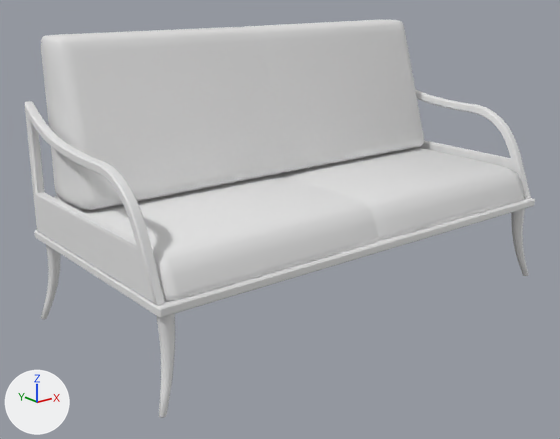
The FBX model Assets/Art/Meshes/Furniture/SM_Sofa_Double.fbx: old version first, new version second.
Before and after are seen from a camera (50 mm lens) standing at (-2.1, -2.41, 1.37) and looking at (-0.11, 0.07, 0.38). Arrows for +X, +Y and +Z are at lower left; the lights stay in place.

In view in the first picture: 'Sofa'.
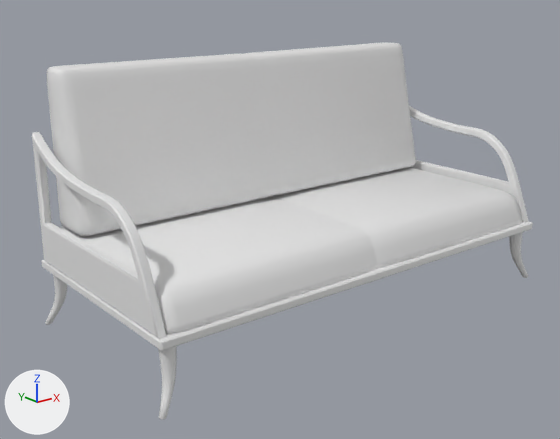
What differs and where, as boxes (x1, y1, x2, y2) in the pictures (560 x 439 px; the box of a moved part takes in the faces that stretch with it):
'Sofa', reshaped: before (25, 20, 535, 418); after (32, 43, 533, 420)
part 1 of me_cube_005, moved or reshaped: before (34, 198, 535, 318); after (41, 221, 533, 351)
part 2 of me_cube_005, moved or reshaped: before (41, 20, 424, 210); after (47, 43, 416, 236)
part 3 of me_cube_005, moved or reshaped: before (25, 101, 165, 305); after (32, 132, 166, 338)
part 4 of me_cube_005, moved or reshaped: before (511, 209, 529, 276); after (509, 232, 528, 278)
part 5 of me_cube_005, moved or reshaped: before (156, 314, 175, 418); after (158, 346, 177, 420)
part 6 of me_cube_005, moved or reshaped: before (41, 245, 60, 319); after (45, 275, 67, 325)
part 7 of me_cube_005, moved or reshaped: before (415, 89, 531, 199); after (409, 105, 528, 222)
part 8 of me_cube_005, moved or reshaped: before (54, 180, 262, 221); after (60, 203, 251, 246)
part 9 of me_cube_005, moved or reshaped: before (310, 147, 432, 173); after (303, 167, 420, 194)
part 10 of me_cube_005, moved or reshaped: before (104, 151, 503, 249); after (96, 170, 502, 282)
part 11 of me_cube_005, moved or reshaped: before (151, 167, 525, 302); after (152, 191, 522, 334)
part 12 of me_cube_005, moved or reshaped: before (272, 172, 344, 194); after (266, 195, 345, 221)
part 13 of me_cube_005, moved or reshaped: before (100, 168, 324, 240); after (92, 190, 313, 272)

The change in detail:
me_cube_005 is used by ob_sofa; location (0.0, 0.057, 0.0).
me_cube_005 had 1028 vertices, 1010 faces and spanned x -1.01..1.01, y -0.5..0.51, z 0.0..1.16.
me_cube_005 now has 1028 vertices, 1010 faces and spans x -1.01..1.01, y -0.5..0.46, z 0.0..1.05.
me_cube_005 part 1: the loose piece of 24 vertices spanning x -1.0..1.0, y -0.5..0.51, z 0.35..0.39 is scaled about its middle by (1, 0.954, 1), then moved by (0.0, -0.02, -0.11).
me_cube_005 part 2: the loose piece of 218 vertices spanning x -0.94..0.95, y 0.11..0.47, z 0.54..1.16 is scaled about its middle by (1, 0.75, 1), then moved by (0.0, 0.01, -0.11).
me_cube_005 part 3: the loose piece of 148 vertices spanning x -1.0..-0.96, y -0.47..0.48, z 0.39..0.91 is scaled about its middle by (1, 0.942, 1), then moved by (0.0, -0.03, -0.11).
me_cube_005 part 4: the loose piece of 60 vertices spanning x 0.91..1.01, y -0.5..-0.41, z 0.0..0.36 is scaled about its middle by (1, 1, 0.687), then moved by (0.0, 0.0, -0.07).
me_cube_005 part 5: the loose piece of 60 vertices spanning x -1.01..-0.91, y -0.5..-0.41, z 0.0..0.36 is scaled about its middle by (1, 1, 0.687), then moved by (0.0, 0.0, -0.07).
me_cube_005 part 6: the loose piece of 60 vertices spanning x -1.01..-0.91, y 0.41..0.5, z 0.0..0.36 is scaled about its middle by (1, 1, 0.687), then moved by (0.0, -0.05, -0.07).
me_cube_005 part 7: the loose piece of 148 vertices spanning x 0.96..1.0, y -0.47..0.48, z 0.39..0.91 is scaled about its middle by (1, 0.942, 1), then moved by (0.0, -0.03, -0.11).
me_cube_005 part 8: 24 of the vertices in x -0.97..-0.91, y 0.32..0.49, z 0.39..0.54 are moved by (0.0, -0.05, -0.11).
me_cube_005 part 9: 24 of the vertices in x 0.91..0.97, y 0.32..0.49, z 0.39..0.54 are moved by (0.0, -0.05, -0.11).
me_cube_005 part 10: all 7 vertices in x -0.17..0.17, y -0.23, z 0.53..0.54 are moved by (0.0, -0.01, -0.11).
me_cube_005 part 11: 104 of the vertices in x -0.97..0.97, y -0.48..-0.24, z 0.38..0.54 are moved by (0.0, 0.0, -0.11).
me_cube_005 part 12: all 3 vertices in x -0.01..0.01, y 0.05, z 0.53 are moved by (0.0, 0.07, -0.11).
me_cube_005 part 13: 25 of the vertices in x -0.97..0.97, y 0.02..0.05, z 0.38..0.54 are moved by (0.0, 0.08, -0.11).
